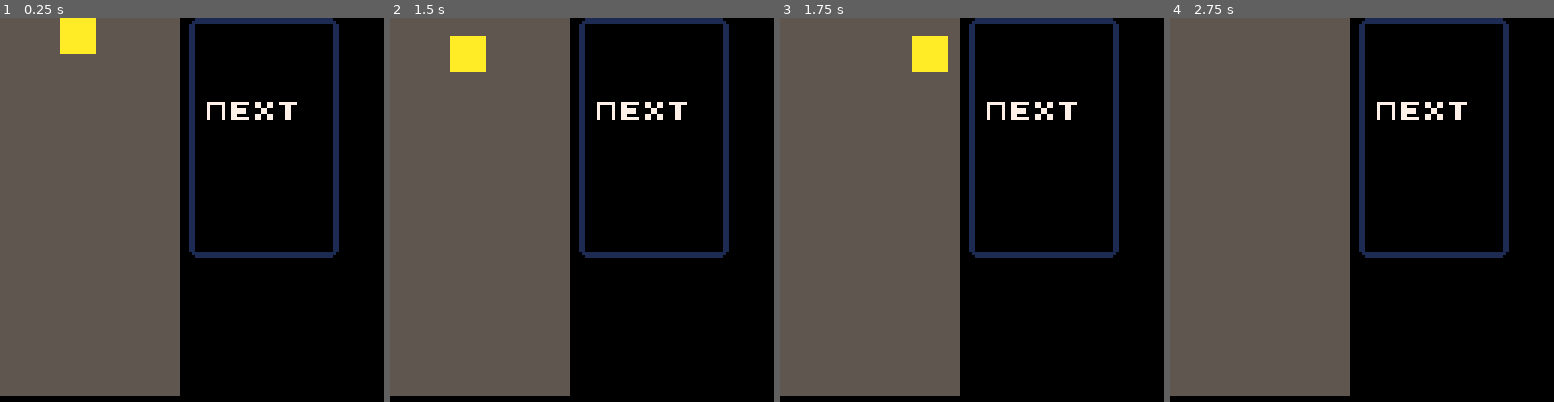
Above: before the commit, frames 1-4 (left to right).
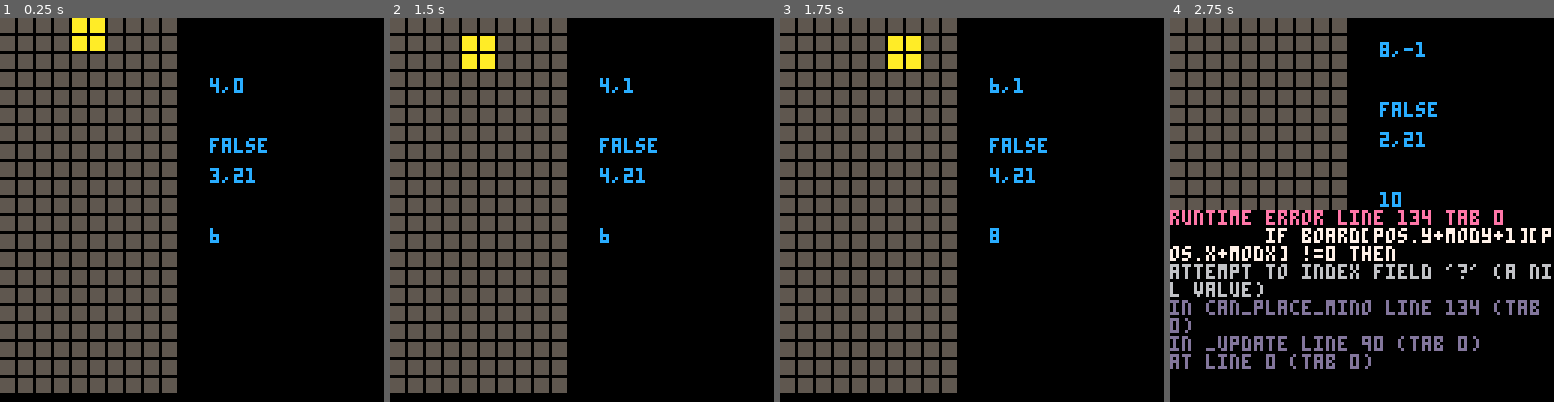
Above: after the commit, the same moments.

Repository: mccolgst/pico-8-cartridges
Game: PICO-8 cartridge tetris.p8
Same seed, same stepped clock (60 frames per second), same inputs: the game is played once before the commit and once after it.
Inputs:
- Up to frame 1 (0.25 s): no input
- Up to frame 2 (1.5 s): no input
- Up to frame 3 (1.75 s): hold Right from 1.6 s (still down)
- Up to frame 4 (2.75 s): release Right at 2.1 s; hold Up 2.15-2.42 s; hold Right from 2.47 s (still down)

The runs differ from the first frame. In frame 1, 19% of the frame differs, in the area x 0-89%, y 0-99%; in frame 2, 19%; in frame 3, 19%; in frame 4, 37%, in the area x 0-100%, y 0-99%.
Error after the commit: runtime error line 134 tab 0; if board[pos.y+mody+1][pos.x+modx] !=0 then; attempt to index field '?' (a nil value)

Commit message:
added placement of tetrominos and boundaries

Diff:
--- a/tetris.p8
+++ b/tetris.p8
@@ -3,17 +3,18 @@
 __lua__
 function _init()
   size=6
+  can_place=false
   board = blank_board()
   minos = {}
   minos.l = {
-  		{0,9,0},
-  		{0,9,0},
-  		{0,9,9}
+  		{9,0},
+  		{9,0},
+  		{9,9}
   }
   minos.j = {
-  		{0,1,0},
-  		{0,1,0},
-  		{1,1,0}
+  		{0,1},
+  		{0,1},
+  		{1,1}
   }
   minos.i = {
   		{12,12,12,12}
@@ -25,17 +26,14 @@
   minos.s = {
     {0,11,11},
     {11,11,0},
-    {0,0,0},
   }
   minos.t = {
     {0,2,0},
     {2,2,2},
-    {0,0,0},
   }
   minos.z = {
     {8,8,0},
     {0,8,8},
-    {0,0,0},
   }
   rand_pieces = {minos.l,
                  minos.j,
@@ -44,73 +42,72 @@
                  minos.s,
                  minos.t,
                  minos.z}
-  status = {
-  	 {0,5,5,5,5,5,1},
-  	 {6,7,7,7,7,7,6},
-    {6,7,7,7,7,7,6},
-    {6,7,7,7,7,7,6},
-    {6,7,7,7,7,7,6},
-    {6,16,17,18,19,7,6},
-    {6,7,7,7,7,7,6},
-    {6,7,7,7,7,7,6},
-    {6,7,7,7,7,7,6},
-    {6,7,7,7,7,7,6},
-    {6,7,7,7,7,7,6},
-    {6,7,7,7,7,7,6},
-    {6,7,7,7,7,7,6},
-  	 {2,5,5,5,5,5,3},
-  }
+
   piece = rand_pieces[flr(rnd(7)+1)]
-  piece_pos = {x=20,y=0}
+  p_board_pos={x=4,y=0}
+  piece_pos={}
   frame=0
 end
 
-function draw_obj(board,pos,is_sprite)
-  modx=0
-  mody=0
+function draw_obj(board,pos,is_piece)
+  local modx=0
+  local mody=0
   for row in all(board) do
   	 modx=0
   	 for col in all(row) do
-  	 		clr = col
+  	 		local clr = col
   	 		if col == 0 then
   	 		  clr = 5
   	 		end
-  	 		if is_sprite then
-  	 		  spr(col,
-  	 		      pos.x+modx,
-  	 		      pos.y+mody)
-  	 		  modx+=8
-  	 		else
-  	 		  rectfill(pos.x+modx,
-  	 		           pos.y+mody,
-  	 		           pos.x+modx+size-1,
-  	 		           pos.y+mody+size-1,
-  	 		           clr)
+  	 		rectfill(pos.x+modx,
+  	 		         pos.y+mody,
+  	 		         pos.x+modx+size-2,
+  	 		         pos.y+mody+size-2,
+  	 		         clr)
   	 		modx+=size
-  	 		end
   	 end
   	 mody+=size
   end
 end
 
 function _update()
-   pressing = false
    frame+=1
    if frame%30 == 0 then
      frame = 0
-     piece_pos.y+=size
+     p_board_pos.y+=1
    end
-   if btn(1) and pressing==false then
-   	 piece_pos.x+=size
-   	 pressing=true
+   if frame%2 == 0 then
+     if btn(1) and p_board_pos.x+#piece[1]+1<=#board[1] then
+       p_board_pos.x+=1
+     elseif btn(0) and p_board_pos.x>0 then
+       p_board_pos.x-=1
+     elseif btn(3) then
+       p_board_pos.y+=1
+     elseif btn(2) then -- cheater
+       p_board_pos.y-=1
+       -- todo rotate right
+     end
+   end
+   piece_pos.x=p_board_pos.x*size
+   piece_pos.y=p_board_pos.y*size
+   can_place=can_place_mino(piece,
+                            board,
+                            p_board_pos)
+   if can_place==true then
+     write_piece_to_board(piece,board,p_board_pos)
+     p_board_pos={x=4,y=0}
+     piece = rand_pieces[flr(rnd(7)+1)]
    end
 end
 
 function _draw()
   cls()
 	 draw_obj(board,{x=0,y=0})
-	 draw_obj(status,{x=60,y=-3},true)
 	 draw_obj(piece,piece_pos)
+	 print(p_board_pos.x..","..p_board_pos.y,70,20,12)
+  print(can_place,70,40,12)
+  print(#piece+1+p_board_pos.y..","..#board,70,50,12)
+  print(#piece[1]+p_board_pos.x,70,70,12)
 end
 
 function blank_board()
@@ -123,6 +120,50 @@
   end
   return board
 end
+
+function can_place_mino(piece,board,p_board_pos)
+  local modx=1
+  local mody=1
+  local mino=piece
+  local pos=p_board_pos
+
+  for row in all(mino) do
+    modx=1
+    if pos.y+#mino >= #board then
+      return true
+    end
+    for col in all(row) do
+      if col!=0 then
+        if board[pos.y+mody+1][pos.x+modx] !=0 then
+          return true
+        end
+      end
+      modx+=1
+    end
+    mody+=1
+  end
+  return false
+end
+
+function can_go(piece,new_pos)
+  -- use for if a mino can go into new_pos
+  -- for determining if an input is valid
+end
+
+function write_piece_to_board(piece,board,pos)
+  local modx=1
+  local mody=1
+  for row in all(piece) do
+    modx=1
+    for col in all(row) do
+      if col!=0 then
+        board[pos.y+mody][pos.x+modx] = col
+      end
+      modx+=1
+    end
+    mody+=1
+  end
+end
 __gfx__
 00000000000000000001100000011000000000000000000000011000000000000000000000000000000000000000000000000000000000000000000000000000
 00000000000000000001100000011000000000000000000000011000000000000000000000000000000000000000000000000000000000000000000000000000
